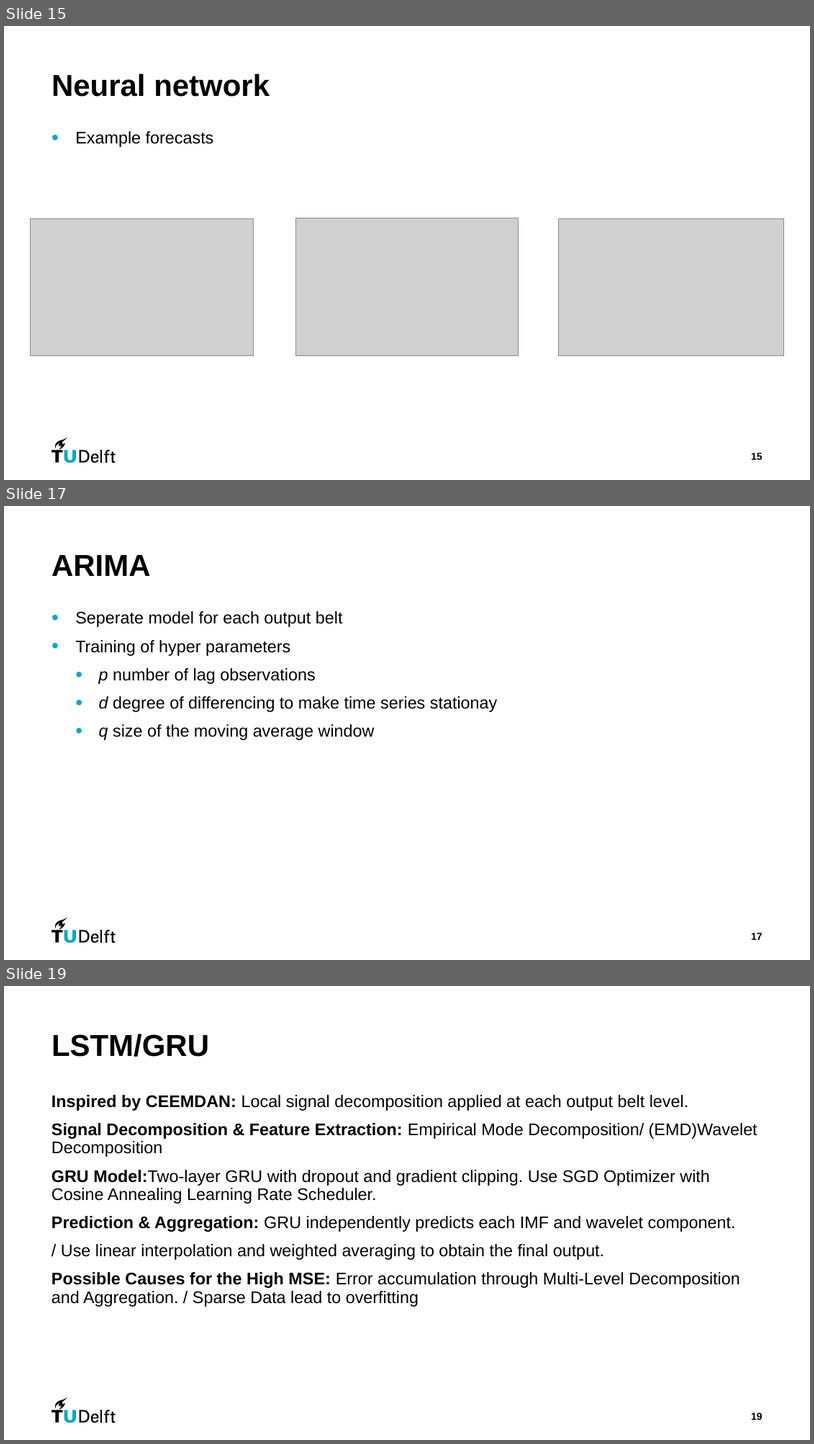
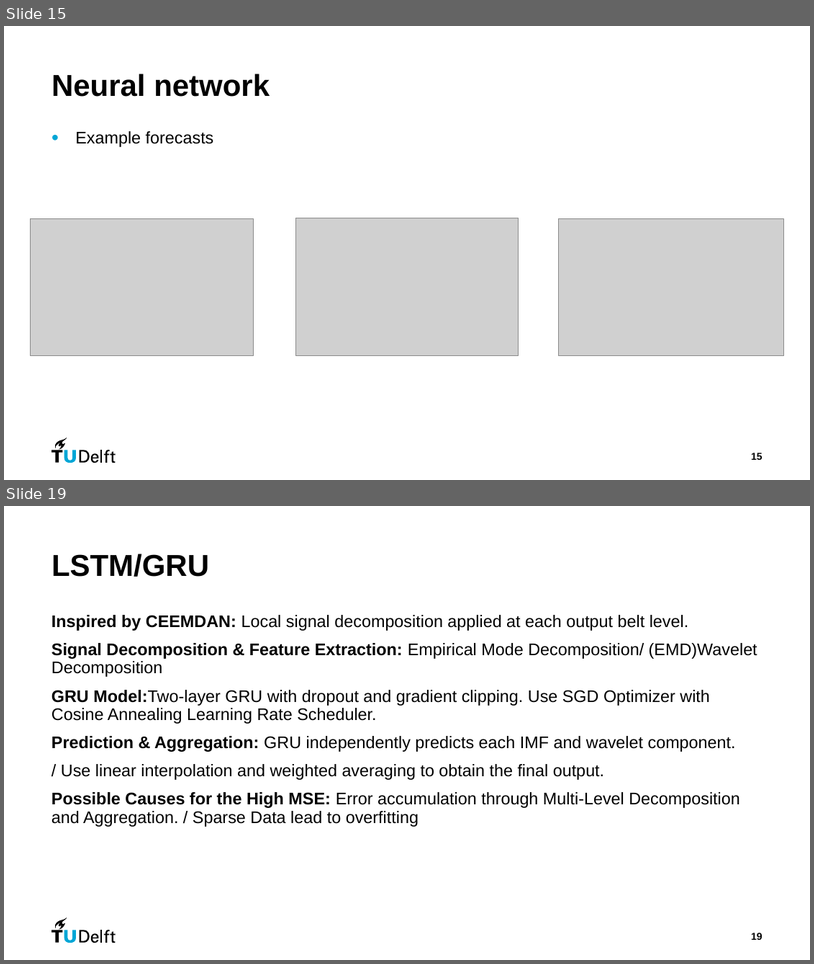
Before and after one commit to 504523tb/CIEM6302-Advanced-Data-Science-for-Traffic-and-Transportation-Engineering-PrimeVision-G1, a slide deck: Presentations/FinalPres_PrimeVision_G1.pptx. Shown one above the other, each under a label of ours: slides 15, 17 and 19 before the commit, slides 15 and 19 after it; the slides between them are not shown. The pictures are 814x1444 and 814x964 pixels, drawn with LibreOffice and Linux fonts; fonts in the diff are those of the drawing; grey boxes stand for pictures. Boxes give left, top, right and bottom in pixels: in the first picture for what was removed or moved away, otherwise in the second. Text is boxed around its words. In the diff, an @@ line names an element or a change of style, - is before the commit and + after.

Commit message:
update presentation ARIMA

```diff
--- a/Presentations/FinalPres_PrimeVision_G1.pptx
+++ b/Presentations/FinalPres_PrimeVision_G1.pptx
@@ slide 17 removed at (x1=4, y1=506, x2=810, y2=960), background #FFFFFF; not listed: 8 template elements that a slide beside it also shows @@
@@ title removed at (x1=52, y1=555, x2=151, y2=576) @@
-ARIMA
@@ text removed at (x1=75, y1=611, x2=497, y2=740) @@
-• Seperate model for each output belt
-• Training of hyper parameters
-  • p number of lag observations
-  • d degree of differencing to make time series stationay
-  • q size of the moving average window
@@ page number removed at (x1=751, y1=932, x2=763, y2=939) @@
-17
```
Also in this commit, not shown: 8 slides changed, 1 slide added.
